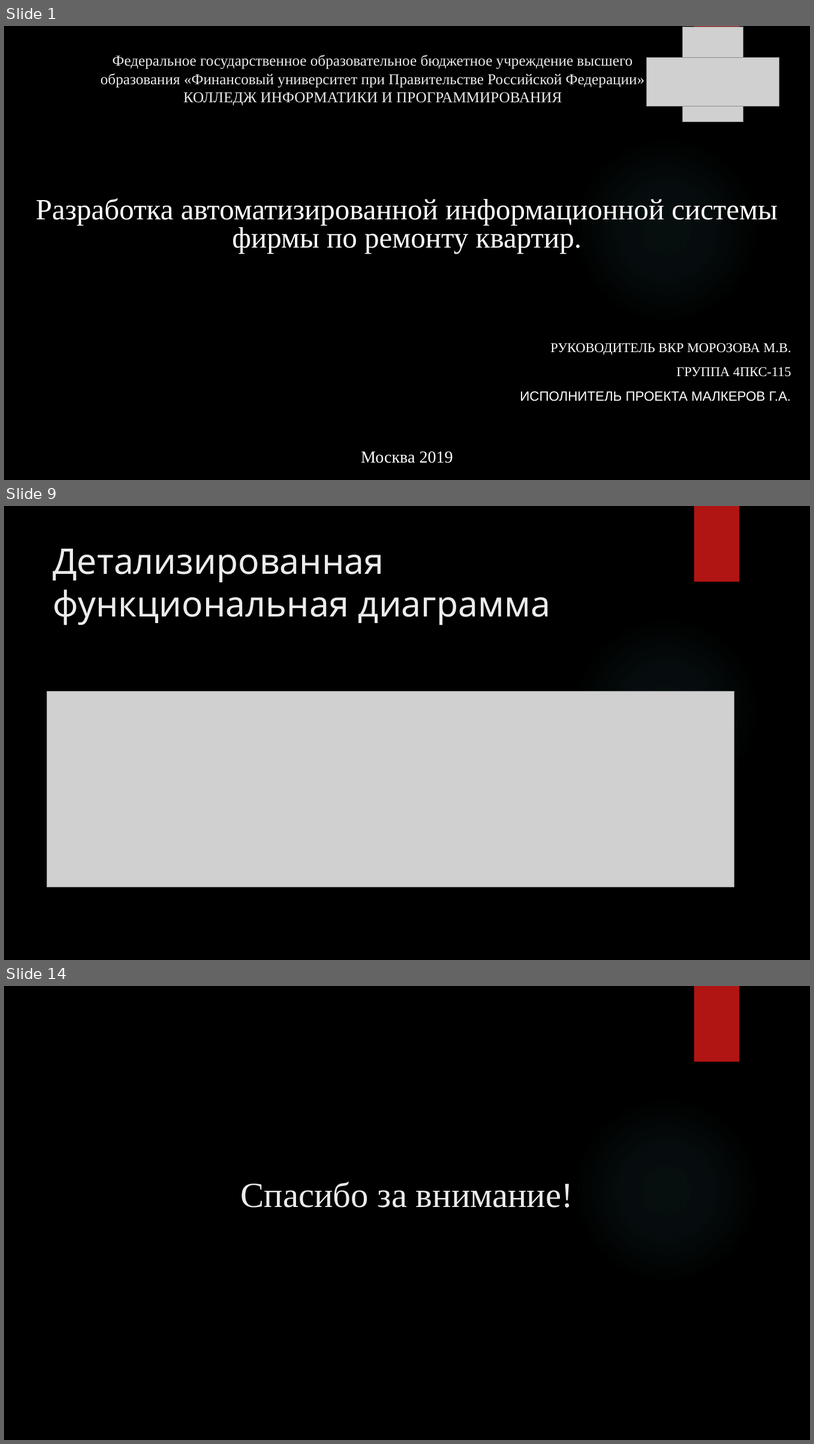
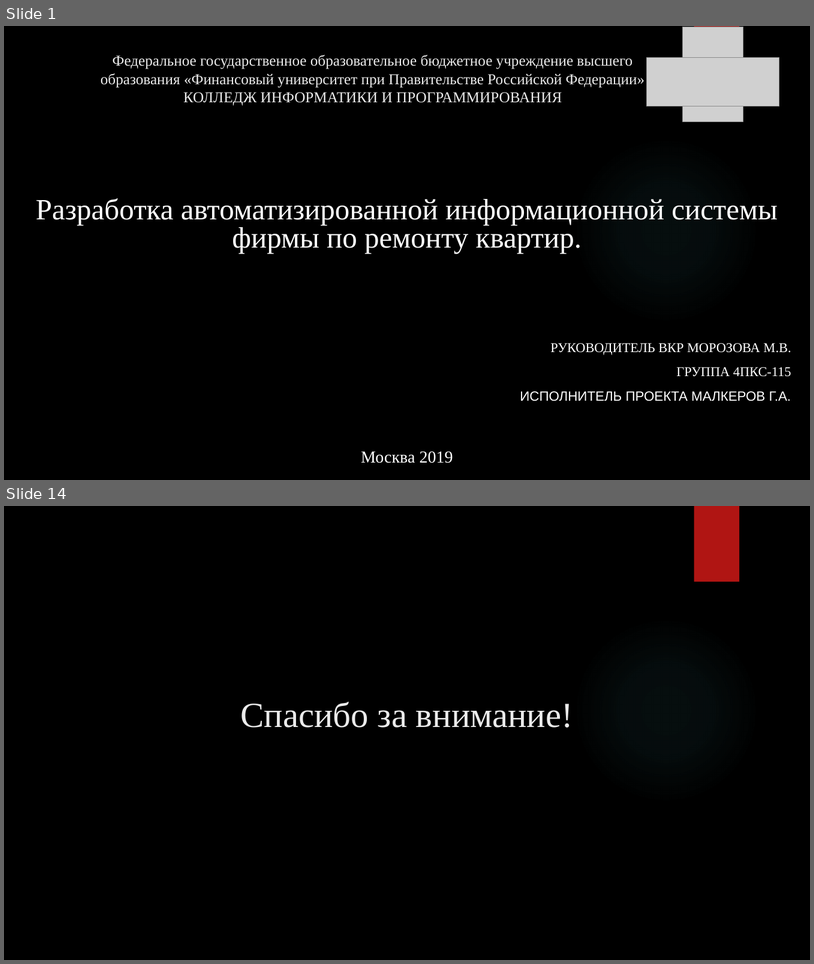
Before and after one commit to GENDOSMAL/Diplom, a slide deck: Documentation/Презентация к защите.pptx. Shown one above the other, each under a label of ours: slides 1, 9 and 14 before the commit, slides 1 and 14 after it; the slides between them are not shown. The pictures are 814x1444 and 814x964 pixels, drawn with LibreOffice and Linux fonts; fonts in the diff are those of the drawing; grey boxes stand for pictures; background and template pictures are left out. Boxes give left, top, right and bottom in pixels: in the first picture for what was removed or moved away, otherwise in the second. Text is boxed around its words. In the diff, an @@ line names an element or a change of style, - is before the commit and + after.

```diff
--- a/Documentation/Презентация к защите.pptx
+++ b/Documentation/Презентация к защите.pptx
@@ slide 9 removed at [4,506,810,960], background picture (left out); not listed: 2 template elements that a slide beside it also shows @@
@@ title removed at [53,549,551,625] @@
-Детализированная функциональная диаграмма
@@ picture removed at [47,691,735,887] @@
```
Also in this commit, not shown: 8 slides changed, 4 slides added, 3 other slides removed, 1 other file.
